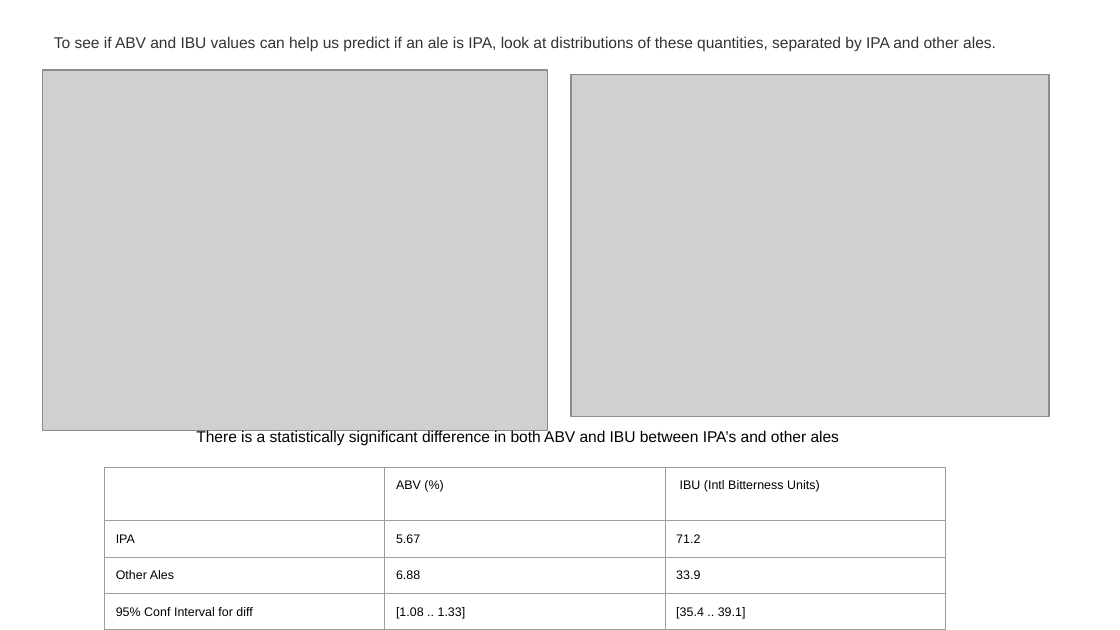
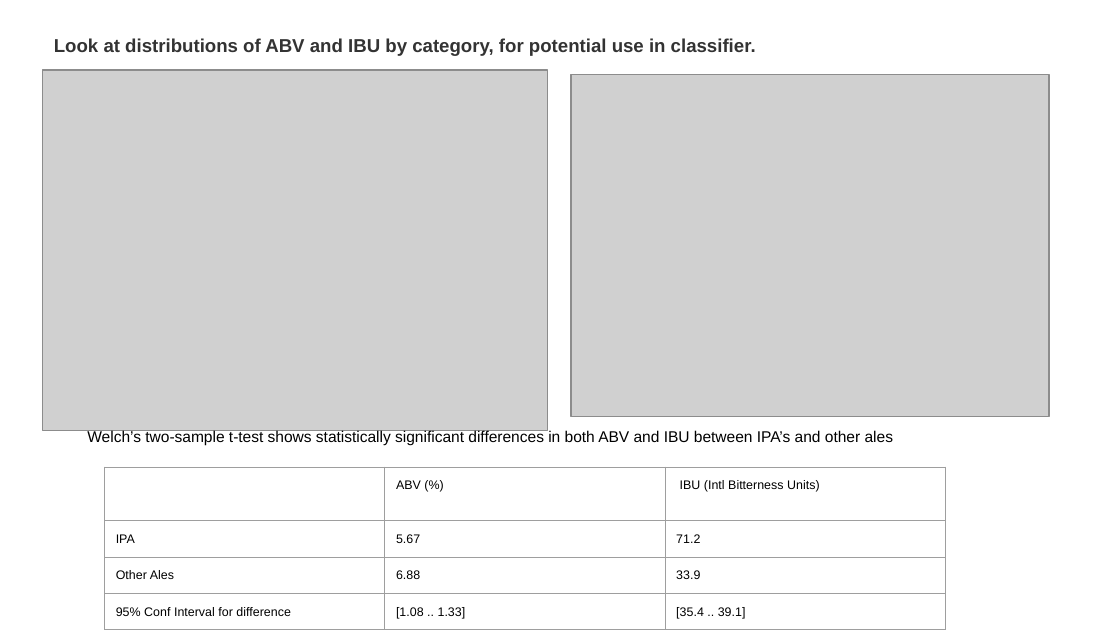
Before and after one commit to rmpalmer/MSDS6306_Fall2019_proj1, a slide deck: slide 10 of CaseStudy_EDA_Palmer_Garrity.pptx (slide 12 before the commit). Drawn at 1120x630 pixels with LibreOffice and Linux fonts; fonts in the diff are those of the drawing; grey boxes stand for pictures. Boxes give left, top, right and bottom in pixels: in the first picture for what was removed or moved away, otherwise in the second. Text is boxed around its words. In the diff, an @@ line names an element or a change of style, - is before the commit and + after.

```diff
--- a/CaseStudy_EDA_Palmer_Garrity.pptx
+++ b/CaseStudy_EDA_Palmer_Garrity.pptx
@@ text at [54,38,756,56]: text changed; size 10 to 12 pt; bold on @@
-To see if ABV and IBU values can help us predict if an ale is IPA, look at distributions of these quantities, separated by IPA and other ales.
+Look at distributions of ABV and IBU by category, for potential use in classifier.
@@ text at [87,430,893,446]: text changed @@
-There is a statistically significant difference in both ABV and IBU between IPA’s and other ales
+Welch’s two-sample t-test shows statistically significant differences in both ABV and IBU between IPA’s and other ales
@@ table at [104,467,944,630] @@
-row 4, column 1: 95% Conf Interval for diff
+row 4, column 1: 95% Conf Interval for difference
```
Also in this commit, not shown: 2 other slides changed, 9 slides added, 5 slides removed.
